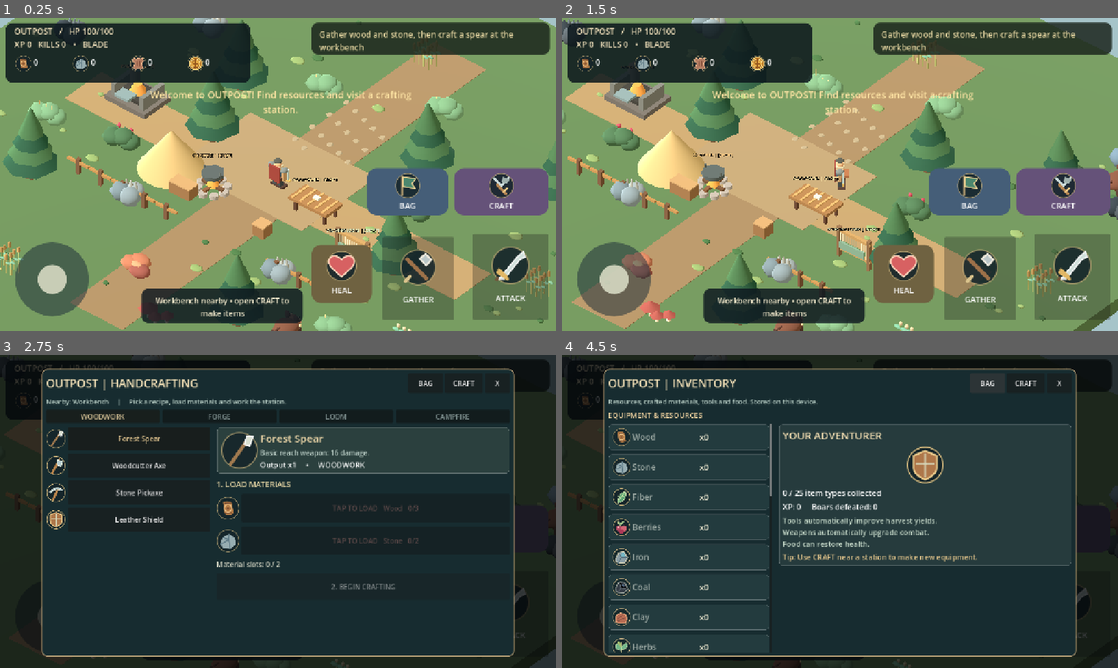
Above: before the commit, frames 1-4 (two rows, left to right).
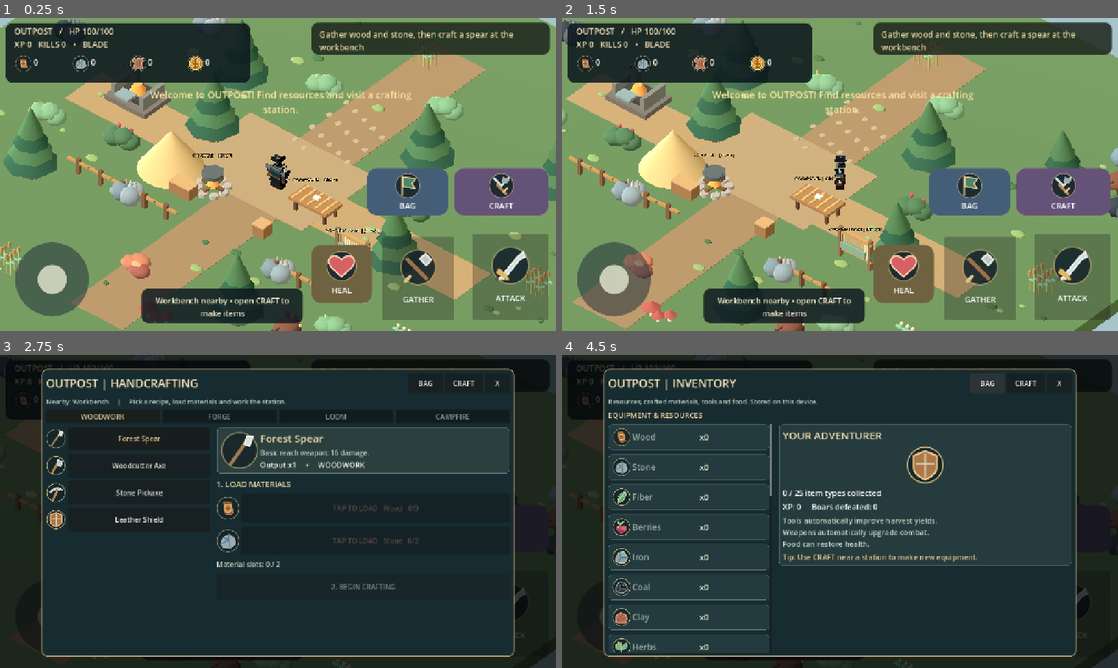
Above: after the commit, the same moments.

Repository: Smurfis/outpost-rpg
Game: Godot game, scene res://scenes/main.tscn
Two runs of this game, one before a commit and one after it. Both use one fixed random seed, a clock stepped at 60 frames per second and the inputs below.
Inputs (mouse positions are in pixels of both pictures, inside the frame that each line leads up to):
- Up to frame 1 (0.25 s): no input
- Up to frame 2 (1.5 s): move the mouse to (962, 158) at 0.52 s; hold D (outpost_right) 0.53-1.25 s; hold F (outpost_attack) 0.53-1.25 s; click (962, 158) at 0.67 s; tap Space at 0.77 s; drag from (728, 190) to (812, 237) at 1.27 s
- Up to frame 3 (2.75 s): click "CRAFT" at 2 s
- Up to frame 4 (4.5 s): click "BAG" at 2.75 s; click "HEAL" at 3.5 s; click "BAG" at 4.25 s

The runs differ from the first frame. In frame 1, 0.3% of the frame differs, in the area x 47-53%, y 43-55%; in frame 2, 3.8%, in the area x 0-100%, y 0-100%; in frame 3, less than 0.1%; in frame 4, less than 0.1%.

Commit message:
feat: modular 3D adventurer rig, animated gait, tool strikes and modeled equipment

Diff:
--- a/scripts/player.gd
+++ b/scripts/player.gd
@@ -1,23 +1,35 @@
 extends CharacterBody3D
-## Camera-relative isometric movement, primitive adventurer with visible equipment.
+## Outpost v0.5: modular original OBJ adventurer with animated limbs and equipment.
+const MODEL_ROOT: String = "res://assets/models/"
+
 var game
 var hud
 var camera: Camera3D
-var health := 100.0
-var elapsed := 0.0
-var last_hit := -100.0
+var health: float = 100.0
+var elapsed: float = 0.0
+var last_hit: float = -100.0
+
 var visual: Node3D
-var blade: MeshInstance3D
-var shield_visual: MeshInstance3D
-var cloak_visual: MeshInstance3D
-var strike_phase: float = 0.0
+var left_arm: Node3D
+var right_arm: Node3D
+var left_leg: Node3D
+var right_leg: Node3D
+var shield_mesh: MeshInstance3D
+var cloak_pivot: Node3D
+var sword_mesh: MeshInstance3D
+var combat_phase: float = 0.0
+var gather_phase: float = 0.0
 var walking_phase: float = 0.0
+var walk_amount: float = 0.0
+var last_gather: String = ""
 
 func setup(game_ref: Node, hud_ref: CanvasLayer, camera_ref: Camera3D) -> void:
 	game = game_ref
 	hud = hud_ref
 	camera = camera_ref
 	name = "Adventurer"
+	collision_layer = 1
+	collision_mask = 1
 	var capsule := CapsuleShape3D.new()
 	capsule.radius = 0.38
 	capsule.height = 1.75
@@ -26,102 +38,124 @@
 	collision.position.y = 0.88
 	add_child(collision)
 	visual = Node3D.new()
+	visual.name = "VisualRig"
 	add_child(visual)
-	_sphere(Vector3(0, 1.06, 0), Vector3(0.75, 1.2, 0.52), Color("405d71"))
-	_sphere(Vector3(0, 1.72, 0), Vector3(0.50, 0.52, 0.5), Color("e7b487"))
-	_sphere(Vector3(0, 1.95, 0), Vector3(0.55, 0.18, 0.55), Color("50534b"))
-	_box(Vector3(0.68, 0.18, 0.36), Vector3(0, 1.0, -0.34), Color("a66a45"))
-	for x in [-0.47, 0.47]:
-		_box(Vector3(0.22, 0.77, 0.22), Vector3(x, 1.09, 0), Color("bf986a"))
-	for x in [-0.20, 0.20]:
-		_box(Vector3(0.23, 0.60, 0.26), Vector3(x, 0.36, 0), Color("42484c"))
-	_box(Vector3(0.85, 1.1, 0.12), Vector3(0, 1.15, 0.30), Color("933d34"))
-	_box(Vector3(0.56, 0.20, 0.48), Vector3(0, 1.54, 0), Color("d7c5a3"))
-	_box(Vector3(0.87, 0.19, 0.62), Vector3(0, 0.82, 0), Color("624638"))
-	_sphere(Vector3(-0.5, 1.45, 0), Vector3(0.45, 0.36, 0.55), Color("7c8684"))
-	_sphere(Vector3(0.5, 1.45, 0), Vector3(0.45, 0.36, 0.55), Color("7c8684"))
-	_box(Vector3(0.55, 0.12, 0.50), Vector3(-0.21, 0.12, -0.1), Color("4a342c"))
-	_box(Vector3(0.55, 0.12, 0.50), Vector3(0.21, 0.12, -0.1), Color("4a342c"))
-	shield_visual = _box(Vector3(0.22, 0.80, 0.58), Vector3(-0.72, 1.15, -0.12), Color("ab8452"))
-	shield_visual.visible = false
-	cloak_visual = _box(Vector3(0.95, 1.22, 0.10), Vector3(0, 1.02, 0.42), Color("4b8068"))
-	cloak_visual.visible = false
-	blade = _box(Vector3(0.10, 0.90, 0.12), Vector3(0.62, 1.04, -0.22), Color("b9d2d2"))
-	_box(Vector3(0.34, 0.11, 0.12), Vector3(0.62, 0.65, -0.22), Color("d1ad5c"))
+	_model("adventurer_torso", visual, Vector3.ZERO)
+	_model("adventurer_head", visual, Vector3(0, 1.89, -0.035))
+	left_arm = _pivot("LeftArm", Vector3(-0.54, 1.51, 0.02))
+	right_arm = _pivot("RightArm", Vector3(0.54, 1.51, 0.02))
+	left_leg = _pivot("LeftLeg", Vector3(-0.205, 0.78, 0.0))
+	right_leg = _pivot("RightLeg", Vector3(0.205, 0.78, 0.0))
+	_model("adventurer_arm", left_arm, Vector3.ZERO)
+	_model("adventurer_arm", right_arm, Vector3.ZERO)
+	_model("adventurer_leg", left_leg, Vector3.ZERO)
+	_model("adventurer_leg", right_leg, Vector3.ZERO)
+	sword_mesh = _model("steel_sword", right_arm, Vector3(0.01, -0.76, -0.03))
+	shield_mesh = _model("kite_shield", left_arm, Vector3(-0.07, -0.46, -0.29))
+	shield_mesh.visible = false
+	cloak_pivot = _pivot("Cloak", Vector3(0, 1.50, 0.27))
+	_model("cloth_cloak", cloak_pivot, Vector3.ZERO)
+	cloak_pivot.visible = false
+	set_weapon("training_blade")
 
-func _mat(c: Color) -> StandardMaterial3D:
-	var m := StandardMaterial3D.new()
-	m.albedo_color = c
-	m.roughness = 1.0
-	return m
+func _pivot(id: String, location: Vector3) -> Node3D:
+	var pivot := Node3D.new()
+	pivot.name = id
+	pivot.position = location
+	visual.add_child(pivot)
+	return pivot
 
-func _sphere(pos: Vector3, scale: Vector3, c: Color) -> void:
-	var mesh := SphereMesh.new()
-	mesh.radius = 0.5
-	mesh.height = 1.0
-	mesh.radial_segments = 10
-	mesh.rings = 5
-	var n := MeshInstance3D.new()
-	n.mesh = mesh
-	n.position = pos
-	n.scale = scale
-	n.material_override = _mat(c)
-	visual.add_child(n)
+func _model(id: String, parent: Node3D, position_at: Vector3) -> MeshInstance3D:
+	var model := MeshInstance3D.new()
+	model.name = id
+	model.mesh = load(MODEL_ROOT + id + ".obj") as Mesh
+	model.position = position_at
+	parent.add_child(model)
+	return model
 
-func _box(size: Vector3, pos: Vector3, c: Color) -> MeshInstance3D:
-	var mesh := BoxMesh.new()
-	mesh.size = size
-	var n := MeshInstance3D.new()
-	n.mesh = mesh
-	n.position = pos
-	n.material_override = _mat(c)
-	visual.add_child(n)
-	return n
+func _material(color: Color) -> StandardMaterial3D:
+	var mat := StandardMaterial3D.new()
+	mat.albedo_color = color
+	mat.metallic = 0.16
+	mat.roughness = 0.72
+	return mat
+
+func set_weapon(id: String) -> void:
+	if sword_mesh == null:
+		return
+	if id == "iron_blade":
+		sword_mesh.scale = Vector3(1.13, 1.23, 1.13)
+		sword_mesh.material_override = _material(Color("b7d7e2"))
+	elif id == "spear":
+		sword_mesh.scale = Vector3(0.83, 1.35, 0.83)
+		sword_mesh.material_override = _material(Color("d2b782"))
+	else:
+		sword_mesh.scale = Vector3(0.82, 0.72, 0.82)
+		sword_mesh.material_override = _material(Color("b2b6a9"))
 
 func set_spear(equipped: bool) -> void:
-	if blade != null:
-		blade.scale.y = 1.75 if equipped else 1.0
-		blade.material_override = _mat(Color("e6d4a3") if equipped else Color("b9d2d2"))
+	set_weapon("spear" if equipped else "training_blade")
 
 func set_shield(equipped: bool) -> void:
-	if shield_visual != null:
-		shield_visual.visible = equipped
+	if shield_mesh != null:
+		shield_mesh.visible = equipped
 
 func set_cloak(equipped: bool) -> void:
-	if cloak_visual != null:
-		cloak_visual.visible = equipped
+	if cloak_pivot != null:
+		cloak_pivot.visible = equipped
 
 func swing() -> void:
-	strike_phase = 1.0
+	combat_phase = 1.0
+
+func gather_swing(kind: String) -> void:
+	last_gather = kind
+	gather_phase = 1.0
 
 func _physics_process(delta: float) -> void:
 	elapsed += delta
+	var modal_open: bool = game.menu != null and game.menu.visible
 	var control: Vector2 = Input.get_vector("outpost_left", "outpost_right", "outpost_up", "outpost_down")
-	if game.menu != null and game.menu.visible:
+	if modal_open:
 		control = Vector2.ZERO
-	if (game.menu == null or not game.menu.visible) and hud != null and hud.move_vector.length() > 0.12:
+	elif hud != null and hud.move_vector.length() > 0.12:
 		control = hud.move_vector
-	var forward := -camera.global_transform.basis.z
+	var forward: Vector3 = -camera.global_transform.basis.z
 	forward.y = 0.0
 	forward = forward.normalized()
-	var right := camera.global_transform.basis.x
+	var right: Vector3 = camera.global_transform.basis.x
 	right.y = 0.0
 	right = right.normalized()
 	var direction: Vector3 = (right * control.x - forward * control.y).normalized()
-	var speed: float = 6.0 if int(game.inventory.get("cloak", 0)) > 0 else 5.2
+	var speed: float = 6.0 if int(game.inventory.get("cloak", 0)) > 0 else 5.1
+	if gather_phase > 0.0:
+		speed *= 0.42
 	velocity.x = direction.x * speed
 	velocity.z = direction.z * speed
 	velocity.y = -0.1 if is_on_floor() else velocity.y - 18.0 * delta
 	move_and_slide()
+	walk_amount = move_toward(walk_amount, direction.length(), delta * 8.0)
 	if direction.length() > 0.05:
 		visual.rotation.y = lerp_angle(visual.rotation.y, atan2(-direction.x, -direction.z), minf(delta * 12.0, 1.0))
-		walking_phase += delta * 11.0
-		visual.position.y = absf(sin(walking_phase)) * 0.065
+		walking_phase += delta * 10.6
+	visual.position.y = absf(sin(walking_phase)) * 0.06 * walk_amount
+	var step: float = sin(walking_phase) * 0.58 * walk_amount
+	left_leg.rotation.x = step
+	right_leg.rotation.x = -step
+	left_arm.rotation.x = -step * 0.55
+	right_arm.rotation.x = step * 0.55
+	combat_phase = maxf(0.0, combat_phase - delta * 2.8)
+	gather_phase = maxf(0.0, gather_phase - delta * 2.3)
+	if combat_phase > 0.0:
+		right_arm.rotation.x = -1.75 * sin(combat_phase * PI)
+		right_arm.rotation.z = -0.31 * sin(combat_phase * PI)
+	elif gather_phase > 0.0:
+		# Tool swings are animated even before a real tool is owned.
+		right_arm.rotation.x = -1.95 * sin(gather_phase * PI)
+		left_arm.rotation.x = -0.42 * sin(gather_phase * PI)
+		visual.rotation.z = 0.065 * sin(gather_phase * PI)
 	else:
-		visual.position.y = lerpf(visual.position.y, 0.0, minf(delta * 9.0, 1.0))
-	strike_phase = maxf(0.0, strike_phase - delta * 3.4)
-	if blade != null:
-		blade.rotation.x = sin(strike_phase * PI) * -1.7
+		visual.rotation.z = lerpf(visual.rotation.z, 0.0, minf(1.0, delta * 12.0))
+	cloak_pivot.rotation.x = 0.07 * sin(walking_phase * 0.6) * walk_amount
 	if elapsed - last_hit > 6.0:
 		health = minf(100.0, health + delta * 2.0)
 
